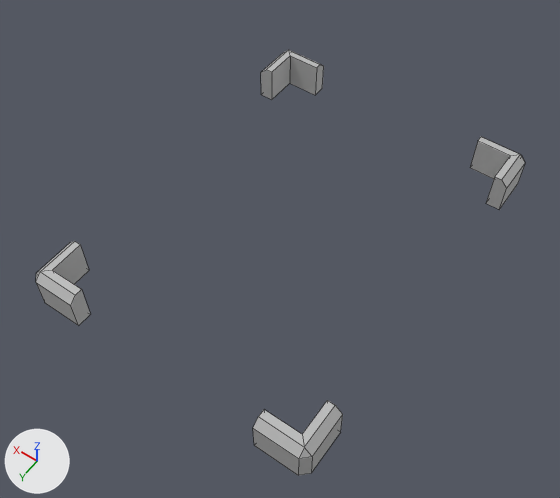
An edit to the FBX model Content/BladeIIGame/Meshes/SM_Card_Highlighter.fbx, drawn before and after from the same camera.
The view is the same before and after, from a 50 mm camera at (-0.068, 0.1013, 0.1438) aimed at (-0.0014, 0.008, -0.0028). The lights are fixed; the arrows at lower left show +X, +Y and +Z. Mesh edges are drawn as thin lines. Where no turn or scale is listed for an object, it has been applied to the vertices.
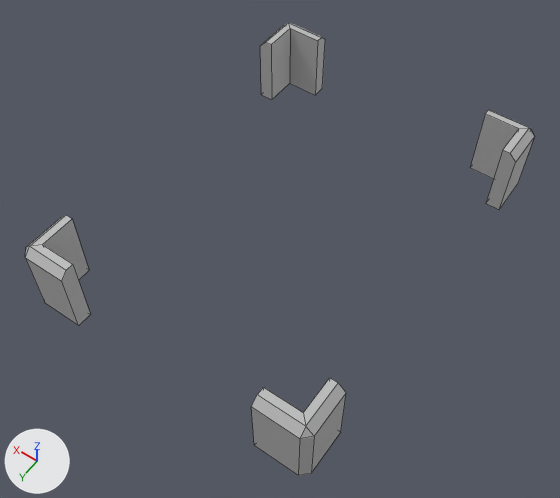
Commit message: Finished placing card slots

Boxes [x1, y1, x2, y2] around the edits, measured in the pictures (560 x 498 px; the box of a moved part takes in the faces that stretch with it):
'pCube5', reshaped (6% taller): before [36, 50, 525, 475]; after [25, 23, 535, 475]
part 1 of me_mesh, moved or reshaped: before [36, 241, 90, 326]; after [25, 215, 90, 326]
part 2 of me_mesh, moved or reshaped: before [253, 400, 343, 475]; after [251, 378, 346, 475]
part 3 of me_mesh, moved or reshaped: before [470, 137, 525, 210]; after [470, 110, 535, 210]
part 4 of me_mesh, moved or reshaped: before [261, 50, 324, 99]; after [260, 23, 325, 99]

Diff of the bpy script that builds the scene:
```diff
--- a/Content/BladeIIGame/Meshes/SM_Card_Highlighter.fbx.py
+++ b/Content/BladeIIGame/Meshes/SM_Card_Highlighter.fbx.py
@@ me_mesh @@
 me_mesh.from_pydata(...)  # 68 vertices, 48 faces; spans x -0.0379..0.0379, y -0.0503..0.0503, z -0.0068..0.0035
 # used by ob_pcube5; location = (0.0, 0.0, 0.0)
+# me_mesh part 1: all 10 vertices in x 0.0249..0.0378, y 0.0376..0.0503, z 0.0013..0.0033 are moved by (0.0, 0.0, 0.0092)
+# me_mesh part 2: all 10 vertices in x -0.0378..-0.025, y 0.0376..0.0503, z 0.0015..0.0035 are moved by (0.0, 0.0, 0.0092)
+# me_mesh part 3: all 10 vertices in x -0.0378..-0.0249, y -0.0503..-0.0376, z 0.0013..0.0033 are moved by (0.0, 0.0, 0.0092)
+# me_mesh part 4: all 10 vertices in x 0.025..0.0378, y -0.0503..-0.0376, z 0.0015..0.0035 are moved by (0.0, 0.0, 0.0092)
 me_mesh.materials.append(mat_lambert1)
```
